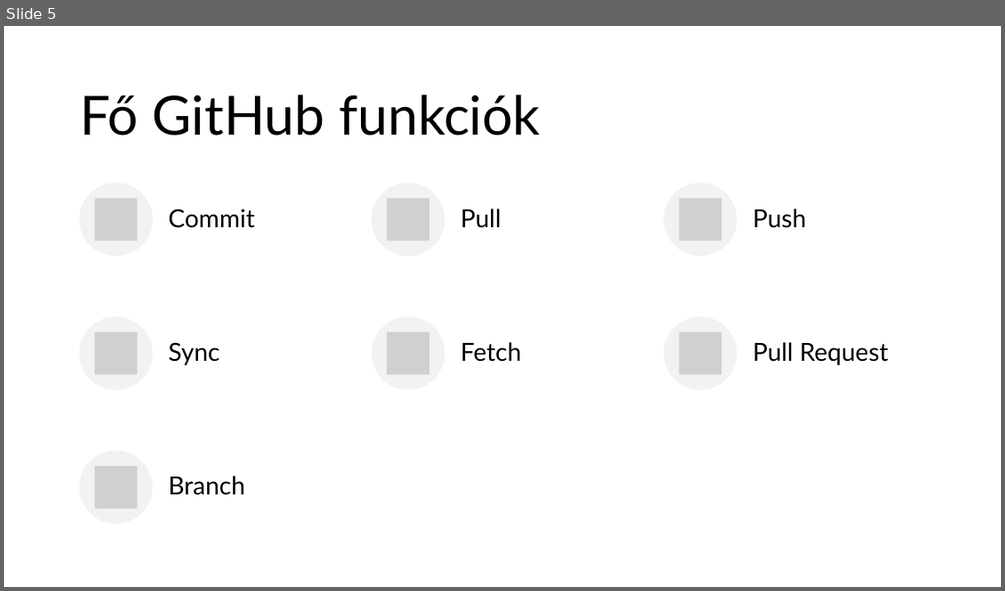
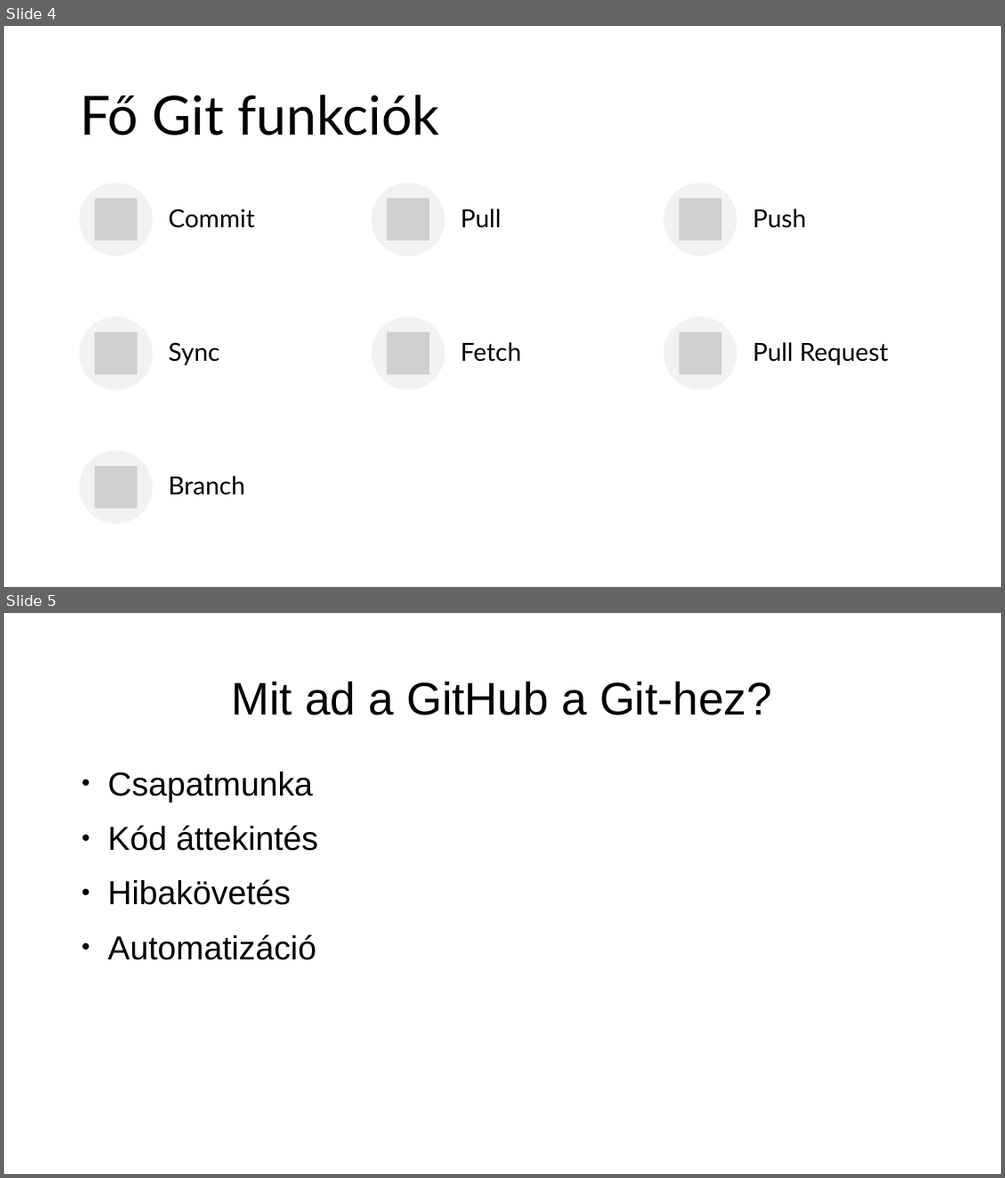
Before and after one commit to Maho-Yoshino/School_Notes, a slide deck: 2025-2026/IKT/github/Github.pptx. Shown one above the other, each under a label of ours: slide 5 before the commit, slides 4 and 5 after it. The pictures are 1005x591 and 1005x1178 pixels, drawn with LibreOffice and Linux fonts; fonts in the diff are those of the drawing; grey boxes stand for pictures. Boxes give left, top, right and bottom in pixels: in the first picture for what was removed or moved away, otherwise in the second. Text is boxed around its words. In the diff, an @@ line names an element or a change of style, - is before the commit and + after.

```diff
--- a/2025-2026/IKT/github/Github.pptx
+++ b/2025-2026/IKT/github/Github.pptx
@@ slide 5 added at (4, 613, 1001, 1174), background #FFFFFF @@
@@ title added at (232, 681, 772, 715), 44 pt, text #000000 @@
+Mit ad a GitHub a Git-hez?
@@ text added at (108, 771, 318, 960), 32 pt, text #000000 @@
+● Csapatmunka
+● Kód áttekintés
+● Hibakövetés
+● Automatizáció
@@ what was slide 5 is now slide 4 @@
@@ slide 4 changed as well @@
@@ title at (80, 95, 440, 135): text changed @@
-Fő GitHub funkciók
+Fő Git funkciók
```
Also in this commit, not shown: 7 other slides changed, 4 other slides added, 2 slides removed, 1 other file.
